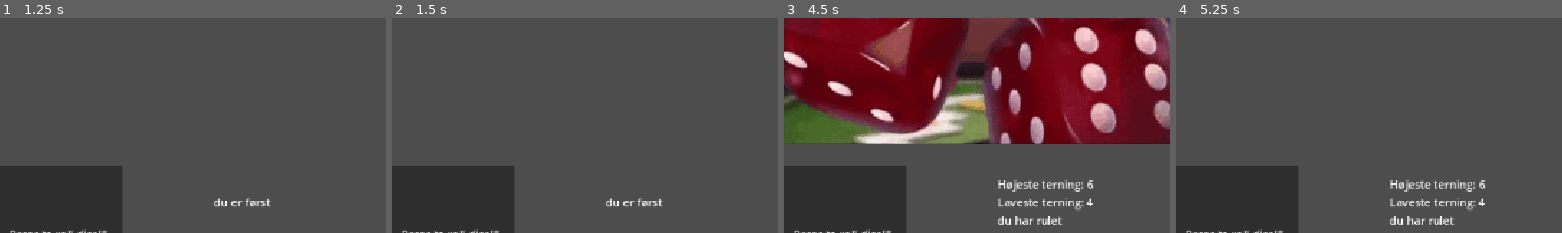
Above: before the commit, frames 1-4 (left to right).
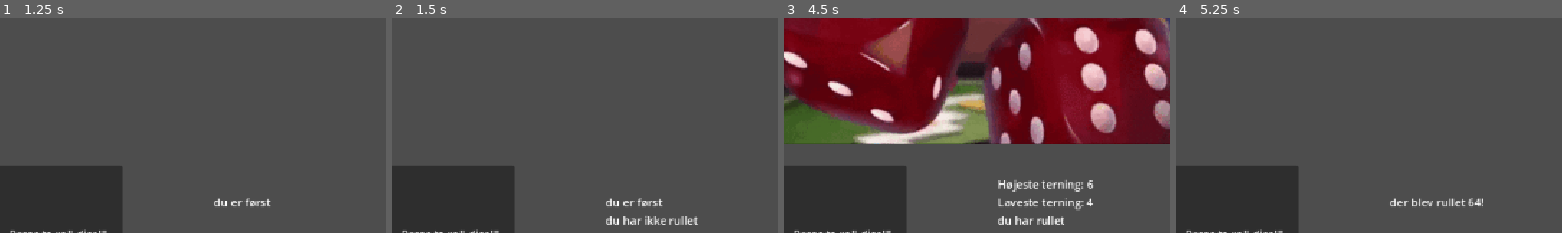
Above: after the commit, the same moments.

Repository: Skeleblob/Meyer
Game: Godot game, scene res://MeyerGame.tscn
The game is run twice, just before and just after one commit, with the same random seed, the same clock (stepped at 60 frames per second) and the same inputs.
Inputs:
- Up to frame 1 (1.25 s): click "press to call bluff!!!" at 0.5 s
- Up to frame 2 (1.5 s): click "speak truth!!!" at 1.25 s
- Up to frame 3 (4.5 s): click "Press to roll dice!!!" at 2 s; click "speak lies!!!" at 2.75 s; click "Press to roll dice!!!" at 3.5 s; click "press to call bluff!!!" at 4.25 s
- Up to frame 4 (5.25 s): click "speak truth!!!" at 5 s
The pictures show only the part of the screen within x 21-71%, y 32-82%; the shares and areas given below are measured in that part.

Frame 1 is identical in both runs. In frame 2, 0.6% of the frame differs, in the area x 55-80%, y 92-97%; in frame 3, less than 0.1%; in frame 4, 1.5%, in the area x 55-81%, y 75-97%.

Commit message:
Update meyer_game.gd

Diff:
--- a/meyer_game.gd
+++ b/meyer_game.gd
@@ -66,17 +66,35 @@
 
 func _on_button_2_pressed() -> void:
 	if hasRolled==true:
-		result_label.text += "\ndu har rulet"
+		result_label.text += "\ndu har rullet"
 	elif statement==21:
 		result_label.text += "\ndu er først"
+	else:
+		if currentRoll==statement:
+			result_label.text = "\nWOMP WOMP!"
+		else:
+			result_label.text = "\nGOT EM!"
 
 
 func _on_button_3_pressed() -> void:
-	if currentRoll <= currentToBeat:
+	if currentRoll <= currentToBeat and hasRolled==true:
 		statement=currentRoll
 		hasRolled=false
+		if statement==rolls.find(21):
+			result_label.text = "\nder blev rullet meier!"
+		elif statement==rolls.find(31):
+			result_label.text = "\nder blev rullet lille meier!"
+		elif statement<=rolls.find(11):
+			result_label.text = "\nder blev rullet dobbelt "+str(rolls[statement]/11)+"!"
+		elif statement<=rolls.find(41):
+			result_label.text = "\nder blev rullet "+str(rolls[statement])+"!"
+		else:
+			result_label.text = "\nder blev rullet fællesskål!"
 	else:
-		result_label.text += "\ndu rulede for lavt"
+		if hasRolled==false:
+			result_label.text += "\ndu har ikke rullet"
+		else:
+			result_label.text += "\ndu rullede for lavt"
 
 
 func _on_button_4_pressed() -> void:
